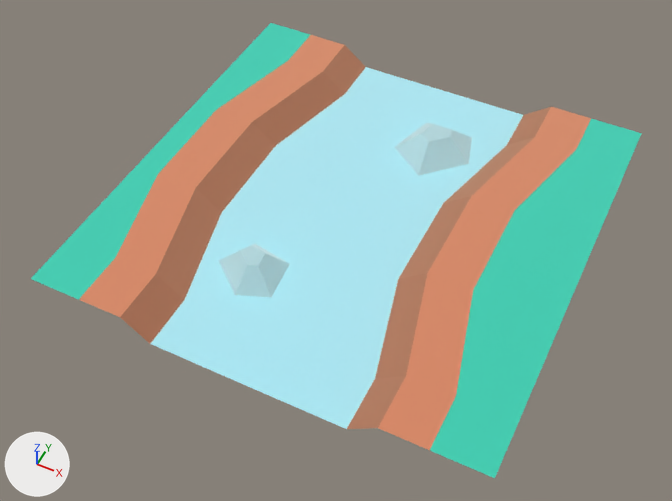
Renders of the glTF model packs/nature-kit/ground-riverrocks.glb from each side of a commit.
Rendered twice from a 50 mm lens placed at (0.603, -1.316, 1.404), pointed at (-0.013, -0.083, -0.137). Every picture has the same lights, and +X, +Y and +Z are marked at lower left. The older version comes first. Where no turn or scale is listed for an object, it has been applied to the vertices.

The older version as bpy lines, for what is in view:
```python
mat_dirt = principled_material('dirt')
mat_dirt.base_color = (0.886, 0.514, 0.341)  # beige #f2be9e
mat_dirt.metallic = 1.0
mat_dirt.roughness = 1.0
mat_dirtdark = principled_material('dirtDark')
mat_dirtdark.base_color = (0.71, 0.408, 0.271)  # beige #dbab8e
mat_dirtdark.metallic = 1.0
mat_dirtdark.roughness = 1.0
mat_grass = principled_material('grass')
mat_grass.base_color = (0.173, 0.847, 0.722)  # cyan #73eddd
mat_grass.metallic = 1.0
mat_grass.roughness = 1.0
mat_stone = principled_material('stone')
mat_stone.base_color = (0.722, 0.886, 0.91)  # pale blue #ddf2f5
mat_stone.metallic = 1.0
mat_stone.roughness = 1.0
mat_water = principled_material('water')
mat_water.base_color = (0.69, 0.957, 1.0)  # pale blue #d8faff
mat_water.metallic = 1.0
mat_water.roughness = 1.0
me_mesh_ground_riverrocks = bpy.data.meshes.new('Mesh ground_riverRocks')
me_mesh_ground_riverrocks.from_pydata(...)  # 60 vertices, 102 faces; spans x -0.5..0.5, y -0.5..0.5, z -0.05..0.0
# faces by material slot: [20, 12, 20, 26, 24]
me_mesh_ground_riverrocks.materials.append(mat_dirtdark)  # beige #dbab8e
me_mesh_ground_riverrocks.materials.append(mat_grass)  # cyan #73eddd
me_mesh_ground_riverrocks.materials.append(mat_dirt)  # beige #f2be9e
me_mesh_ground_riverrocks.materials.append(mat_stone)  # pale blue #ddf2f5
me_mesh_ground_riverrocks.materials.append(mat_water)  # pale blue #d8faff
ob_ground_riverrocks = bpy.data.objects.new('ground_riverRocks', me_mesh_ground_riverrocks)
ob_ground_riverrocks.location = (0.0, 0.0, -0.05)
```
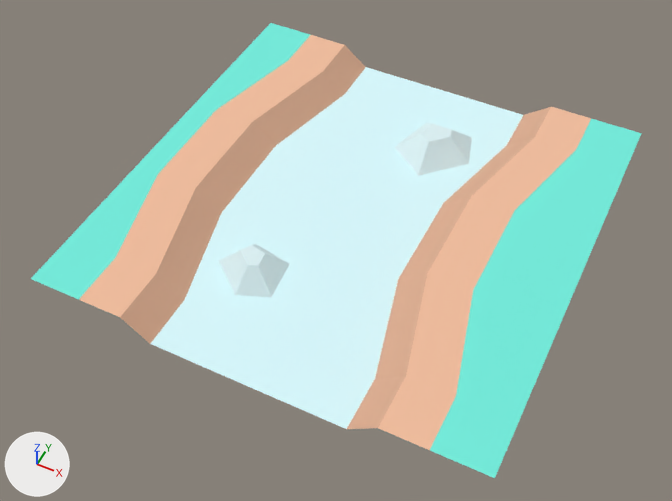
The change in detail:
In material 'dirtDark' (mat_dirtdark), metallic goes from 1.0 to 0.0.
In material 'grass' (mat_grass), metallic goes from 1.0 to 0.0.
In material 'dirt' (mat_dirt), metallic goes from 1.0 to 0.0.
In material 'stone' (mat_stone), metallic goes from 1.0 to 0.0.
In material 'water' (mat_water), metallic goes from 1.0 to 0.0.
Object 'tmpParent' (ob_tmpparent) is deleted.

What differs and where, as boxes (x1, y1, x2, y2) in the pictures (672 x 501 px):
'ground_riverRocks', surface changed
    both: (31, 23, 642, 478)
